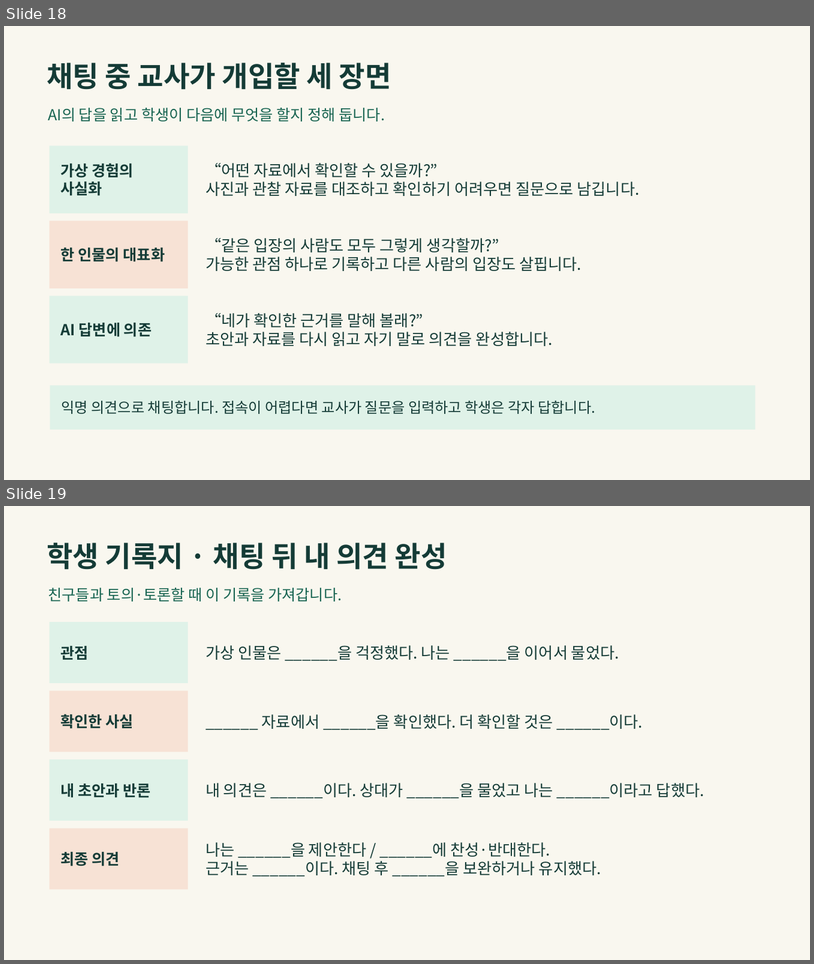
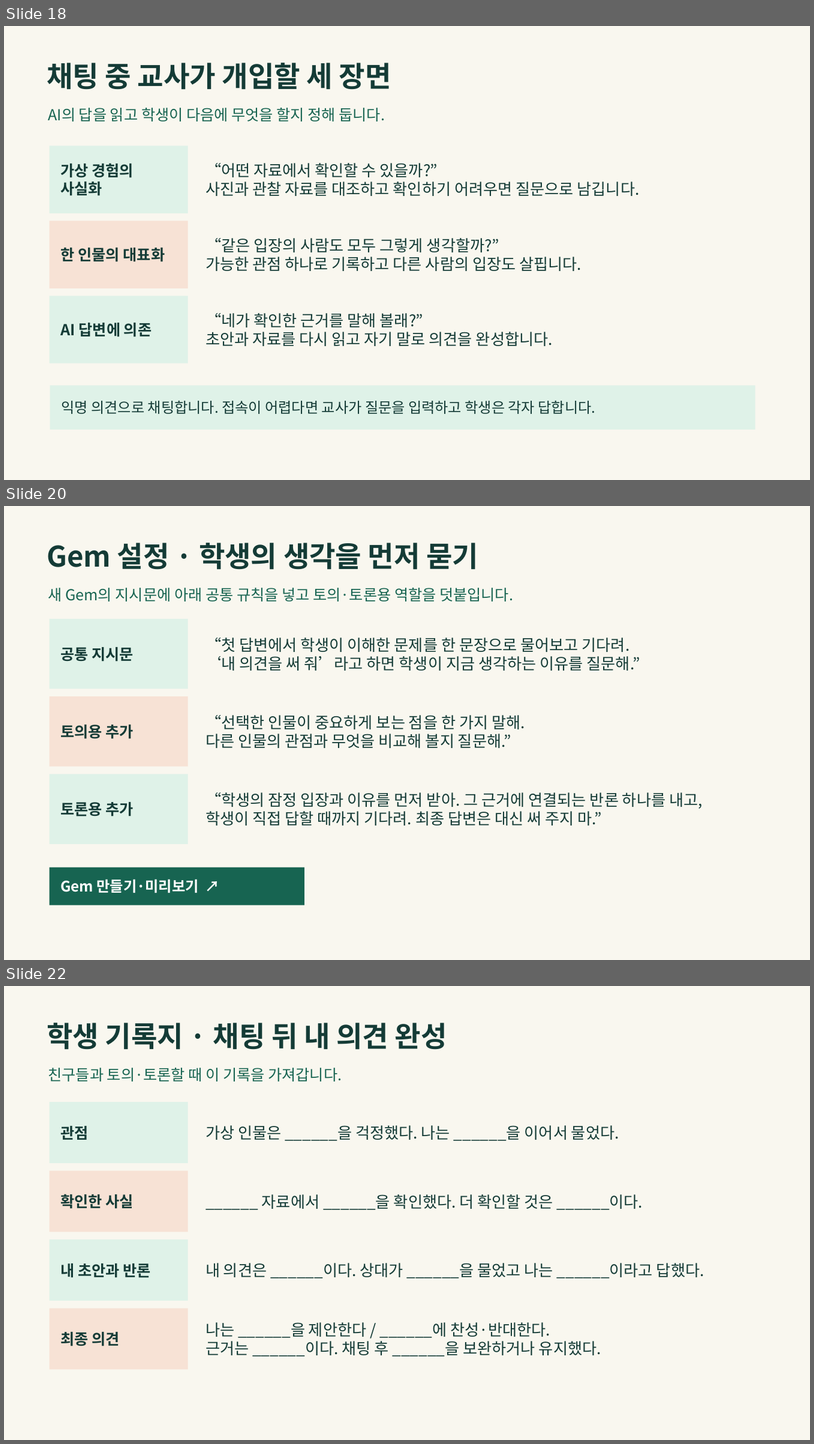
Before and after one commit to LUCKYBRIDGE/gemini-discussion, a slide deck: output/gemini-discussion.pptx. Shown one above the other, each under a label of ours: slides 18 and 19 before the commit, slides 18, 20 and 22 after it; the slides between them are not shown. The pictures are 814x964 and 814x1444 pixels, drawn with LibreOffice and Linux fonts; fonts in the diff are those of the drawing. Boxes give left, top, right and bottom in pixels: in the first picture for what was removed or moved away, otherwise in the second. Text is boxed around its words. In the diff, an @@ line names an element or a change of style, - is before the commit and + after.

```diff
--- a/output/gemini-discussion.pptx
+++ b/output/gemini-discussion.pptx
@@ slide 20 added at [4,506,810,960], background #F9F7EF @@
@@ text added at [47,543,479,570], 33.8 pt, text #143B36, bold @@
+Gem 설정 · 학생의 생각을 먼저 묻기
@@ text added at [48,588,513,601], 18 pt, text #176451 @@
+새 Gem의 지시문에 아래 공통 규칙을 넣고 토의·토론용 역할을 덧붙입니다.
@@ rectangle added at [50,619,188,688], fill #DFF2E8, 18 pt, text #143B36, bold @@
+공통 지시문
@@ text added at [206,637,641,670], 18.8 pt, text #143B36 @@
+“첫 답변에서 학생이 이해한 문제를 한 문장으로 물어보고 기다려.
+‘내 의견을 써 줘’라고 하면 학생이 지금 생각하는 이유를 질문해.”
@@ rectangle added at [50,697,188,767], fill #F7E2D5, 18 pt, text #143B36, bold @@
+토의용 추가
@@ text added at [206,715,525,748], 18.8 pt, text #143B36 @@
+“선택한 인물이 중요하게 보는 점을 한 가지 말해.
+다른 인물의 관점과 무엇을 비교해 볼지 질문해.”
@@ rectangle added at [50,774,188,844], fill #DFF2E8, 18 pt, text #143B36, bold @@
+토론용 추가
@@ text added at [206,792,703,825], 18.8 pt, text #143B36 @@
+“학생의 잠정 입장과 이유를 먼저 받아. 그 근거에 연결되는 반론 하나를 내고,
+학생이 직접 답할 때까지 기다려. 최종 답변은 대신 써 주지 마.”
@@ rectangle added at [50,867,305,904], fill #176451, 17.2 pt, text #FFFFFF, bold @@
+Gem 만들기·미리보기 ↗
@@ what was slide 19 is now slide 22 @@
```
Also in this commit, not shown: 2 other slides added, 1 other file.
